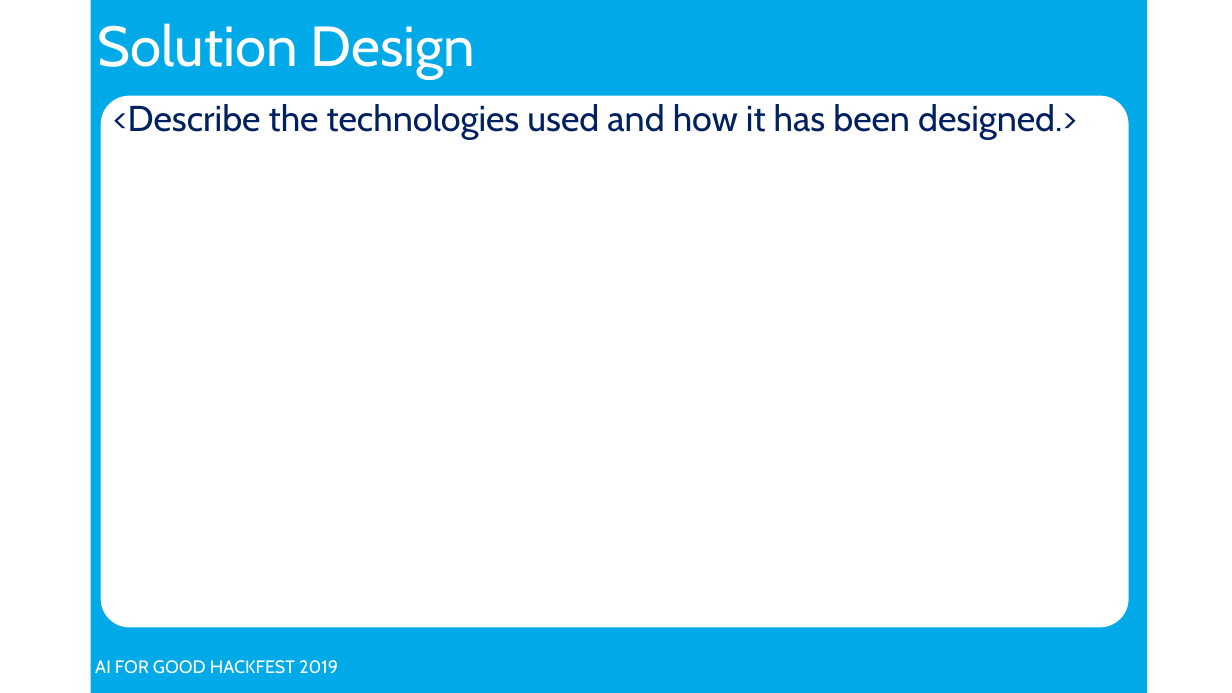
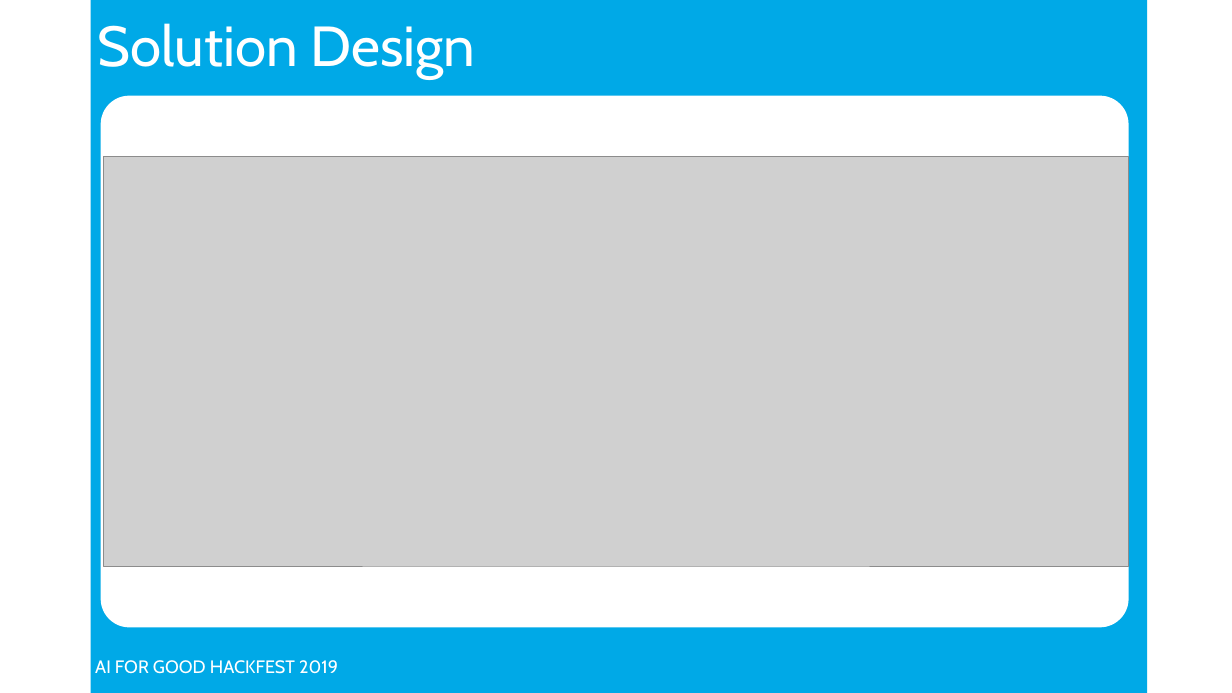
Before and after one commit to hannah-brydon/flight-climate, a slide deck: slide 6 of Hackfest-Presentation.pptx. Drawn at 1232x693 pixels with LibreOffice and Linux fonts; fonts in the diff are those of the drawing; grey boxes stand for pictures; background and template pictures are left out. Boxes give left, top, right and bottom in pixels: in the first picture for what was removed or moved away, otherwise in the second. Text is boxed around its words. In the diff, an @@ line names an element or a change of style, - is before the commit and + after.

```diff
--- a/Hackfest-Presentation.pptx
+++ b/Hackfest-Presentation.pptx
@@ text removed at (113, 104, 1077, 140) @@
-<Describe the technologies used and how it has been designed.>
@@ picture added at (104, 157, 1128, 567) @@
```
Also in this commit, not shown: 1 other slide changed, 4 slides added, 4 slides removed, 1 other file.
